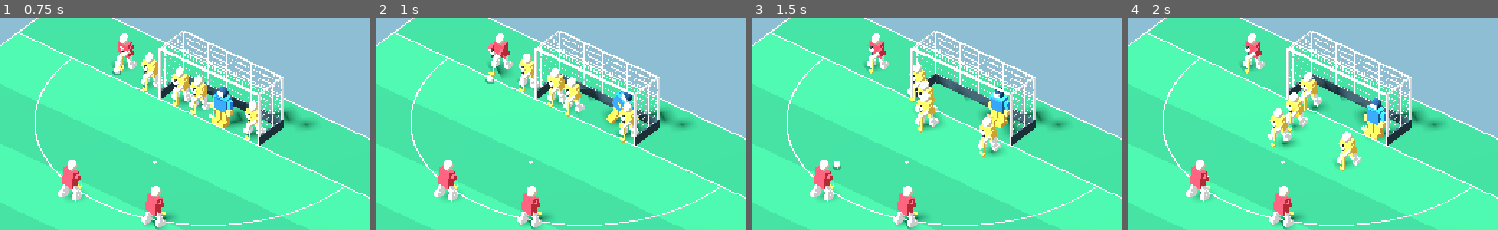
Above: before the commit, frames 1-4 (left to right).
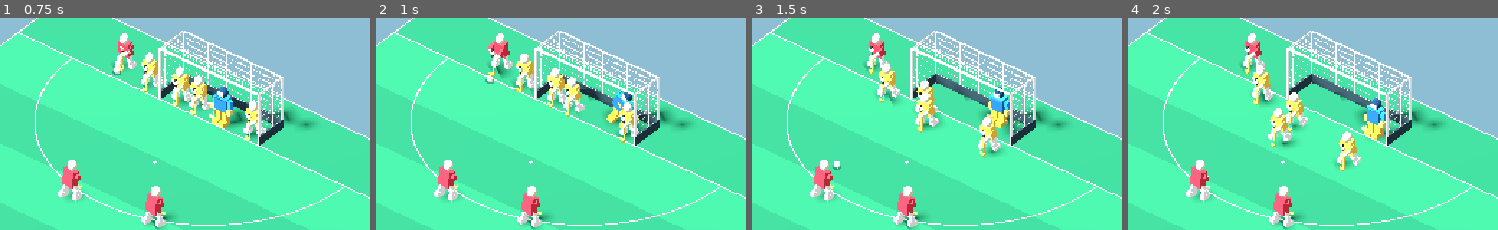
Above: after the commit, the same moments.

Repository: affarf/penalty-corner-challenge-3d
Game: Godot game, scene res://scenes/main_3d.tscn
Two runs of this game, one before a commit and one after it. Both use one fixed random seed, a clock stepped at 60 frames per second and the inputs below.
Inputs:
- Up to frame 1 (0.75 s): tap Enter at 0.5 s; hold D (move_right) from 0.53 s (still down); tap 1 at 0.6 s
- Up to frame 2 (1 s): keep holding D (move_right); tap Space at 0.77 s
- Up to frame 3 (1.5 s): release D (move_right) at 1.28 s; hold S (move_down) from 1.28 s (still down); tap 2 at 1.35 s
- Up to frame 4 (2 s): keep holding S (move_down); tap Space at 1.52 s
The pictures show only the part of the screen within x 39-89%, y 9-59%; the shares and areas given below are measured in that part.

Frame 1 is identical in both runs. In frame 2, 0.6% of the frame differs, in the area x 37-45%, y 16-35%; in frame 3, 1.2%; in frame 4, 1.7%, in the area x 33-58%, y 22-45%.

Commit message:
Add tackle to the gameplay

Diff:
--- a/scripts/ai/defender_rush_3d.gd
+++ b/scripts/ai/defender_rush_3d.gd
@@ -1,4 +1,3 @@
-
 extends Node
 
 signal ball_intercepted
@@ -8,24 +7,33 @@
 @export var second_runner_speed: float = 3.8
 @export var coverage_speed: float = 2.8
 
-@export_group("Interception")
-@export var intercept_radius: float = 0.75
-@export var intercept_height: float = 0.60
+@export_group("Spacing")
+@export var minimum_spacing: float = 1.0
+@export var separation_strength: float = 6.0
+
+@export_group("Tackling")
+@export var tackle_trigger_radius: float = 3.2
+@export var tackle_contact_radius: float = 0.9
+@export var intercept_height: float = 0.55
+@export var tackle_cooldown: float = 0.75
+@export var tackle_animation_time: float = 0.40
 
 var defenders: Array[Node3D] = []
 var starting_positions: Array[Vector3] = []
 var targets: Array[Vector3] = []
-
 var stopper: Node3D
 var shooter: Node3D
 var ball: Node3D
-
+var goalkeeper: Node3D
 var goal_z: float = -18.5
-
 var active: bool = false
 var interception_enabled: bool = false
-var last_ball_position: Vector3 = Vector3.ZERO
-
+
+var tackle_timers: Array[float] = []
+var tackling: Array[bool] = []
+var tackle_enabled_for: Array[bool] = []
+var tackle_action_timers: Array[float] = []
+var tackle_ball_starts: Array[Vector3] = []
 
 func setup(
 	players: Array[Node3D],
@@ -40,13 +48,31 @@
 
 	starting_positions.clear()
 	targets.clear()
-
-	for defender in defenders:
+	tackle_timers.clear()
+	tackling.clear()
+	tackle_enabled_for.clear()
+	tackle_action_timers.clear()
+	tackle_ball_starts.clear()
+
+	for i in range(defenders.size()):
+		var defender := defenders[i]
 		starting_positions.append(defender.position)
 		targets.append(defender.position)
-
-	last_ball_position = ball.position
-
+		tackle_timers.append(0.0)
+		tackling.append(false)
+		tackle_enabled_for.append(false)
+		tackle_action_timers.append(0.0)
+		tackle_ball_starts.append(Vector3.ZERO)
+
+		# Connect one contact callback per defender.
+		var callback := _on_tackle_contact.bind(i)
+		if not defender.hockey_contact.is_connected(callback):
+			defender.hockey_contact.connect(callback)
+
+	reset_runners()
+
+func set_goalkeeper(keeper_node: Node3D) -> void:
+	goalkeeper = keeper_node
 
 func reset_runners() -> void:
 	active = false
@@ -55,33 +81,36 @@
 	for i in range(defenders.size()):
 		defenders[i].position = starting_positions[i]
 		defenders[i].set_running(false, 1.0)
-
-	if ball != null:
-		last_ball_position = ball.position
-
+		defenders[i].cancel_hockey_action()
+		targets[i] = starting_positions[i]
+		tackle_timers[i] = 0.0
+		tackling[i] = false
+		tackle_enabled_for[i] = false
+		tackle_action_timers[i] = 0.0
+		tackle_ball_starts[i] = Vector3.ZERO
 
 func release() -> void:
 	if defenders.size() != 4:
 		return
 
 	active = true
-	interception_enabled = true
-
-	# The first runner goes toward the stopper.
+	interception_enabled = false
+
+	# First runner: pressure stopper.
 	targets[0] = Vector3(
 		stopper.position.x,
 		0.0,
 		maxf(stopper.position.z - 1.2, goal_z + 0.8)
 	)
 
-	# Second runner pressures the shooter.
+	# Second runner: pressure shooter.
 	targets[1] = Vector3(
 		shooter.position.x,
 		0.0,
 		maxf(shooter.position.z - 1.3, goal_z + 0.8)
 	)
 
-	# Third defender protects the passing lane.
+	# Third runner: cover the slip-pass lane.
 	targets[2] = Vector3(
 		(stopper.position.x + shooter.position.x) * 0.5,
 		0.0,
@@ -91,118 +120,242 @@
 		)
 	)
 
-	# Fourth defender stays near the right post.
+	# Fourth defender: stay near goal.
+	# Use their actual starting side, not a forced X.
 	targets[3] = Vector3(
-		2.4,
+		starting_positions[3].x,
 		0.0,
 		goal_z + 0.8
 	)
 
-	last_ball_position = ball.position
-
+func enable_interceptions() -> void:
+	interception_enabled = true
+	active = true
 
 func stop_runners() -> void:
 	active = false
 	interception_enabled = false
 
-	for defender in defenders:
-		defender.set_running(false, 0.0)
-
+	for i in range(defenders.size()):
+		defenders[i].set_running(false, 1.0)
+		defenders[i].cancel_hockey_action()
+		tackling[i] = false
+		tackle_enabled_for[i] = false
+		tackle_action_timers[i] = 0.0
 
 func _physics_process(delta: float) -> void:
 	if not active:
 		return
 
-	var all_arrived: bool = true
-
 	for i in range(defenders.size()):
-		var defender: Node3D = defenders[i]
-		var target: Vector3 = targets[i]
-
-		var speed: float = coverage_speed
-
-		if i == 0:
-			speed = first_runner_speed
-		elif i == 1:
-			speed = second_runner_speed
-
-		var previous_position: Vector3 = defender.position
-
-		defender.position = defender.position.move_toward(
-			target,
-			speed * delta
+		update_defender(i, delta)
+
+func update_defender(i: int, delta: float) -> void:
+	var defender: Node3D = defenders[i]
+
+	tackle_timers[i] = maxf(
+		0.0,
+		tackle_timers[i] - delta
+	)
+
+	# Prevent interrupted animations from locking players.
+	if tackling[i]:
+		tackle_action_timers[i] -= delta
+		defender.set_running(false, delta)
+
+		if tackle_action_timers[i] <= 0.0:
+			tackling[i] = false
+			tackle_enabled_for[i] = false
+			defender.cancel_hockey_action()
+
+		return
+
+	var speed: float = coverage_speed
+
+	if i == 0:
+		speed = first_runner_speed
+	elif i == 1:
+		speed = second_runner_speed
+
+	var previous_position: Vector3 = defender.position
+
+	var desired_direction: Vector3 = (
+		targets[i] - defender.position
+	)
+	desired_direction.y = 0.0
+
+	if desired_direction.length() > 0.05:
+		desired_direction = desired_direction.normalized()
+	else:
+		desired_direction = Vector3.ZERO
+
+	var separation: Vector3 = calculate_separation(
+		defender,
+		i
+	)
+
+	var movement: Vector3 = (
+		desired_direction * speed
+		+ separation * separation_strength
+	)
+
+	movement = movement.limit_length(speed)
+
+	defender.position += movement * delta
+	defender.position.y = starting_positions[i].y
+
+	var moved: float = (
+		defender.position.distance_to(previous_position)
+	)
+
+	defender.set_running(moved > 0.001, delta)
+
+	if interception_enabled:
+		try_tackle(i)
+
+func calculate_separation(
+	defender: Node3D,
+	self_index: int
+) -> Vector3:
+	var push := Vector3.ZERO
+	var other_players: Array[Node3D] = []
+
+	for j in range(defenders.size()):
+		if j != self_index:
+			other_players.append(defenders[j])
+
+	# Avoid standing inside attackers or goalkeeper.
+	other_players.append(stopper)
+	other_players.append(shooter)
+
+	if goalkeeper != null:
+		other_players.append(goalkeeper)
+
+	for other in other_players:
+		var offset: Vector3 = (
+			defender.position - other.position
 		)
-
-		var is_running: bool = (
-			defender.position.distance_to(previous_position) > 0.001
-		)
-
-		defender.set_running(is_running, delta)
-
-		if defender.position.distance_to(target) > 0.05:
-			all_arrived = false
-
-	if interception_enabled:
-		check_interception()
-
-	if all_arrived:
-		for defender in defenders:
-			defender.set_running(false, delta)
-
-
-func check_interception() -> void:
-	if ball == null:
-		return
-
+		offset.y = 0.0
+		var distance: float = offset.length()
+
+		if distance < minimum_spacing:
+			if distance > 0.001:
+				push += (
+					offset.normalized()
+					* (minimum_spacing - distance)
+				)
+			else:
+				# Deterministic direction for exact overlaps.
+				var side: float = (
+					-1.0 if self_index % 2 == 0 else 1.0
+				)
+				push += Vector3(side, 0.0, 0.3)
+
+	return push
+
+func try_tackle(i: int) -> void:
 	if not ball.moving:
-		last_ball_position = ball.position
-		return
-
-	# Only intercept balls near turf level.
+		return
+
+	if tackle_timers[i] > 0.0 or tackling[i]:
+		return
+
 	var ball_bottom: float = (
 		ball.get_ball_height() - ball.ball_radius
 	)
 
 	if ball_bottom > intercept_height:
-		last_ball_position = ball.position
-		return
-
-	var previous_2d := Vector2(
-		last_ball_position.x,
-		last_ball_position.z
-	)
-	var current_2d := Vector2(
+		return
+
+	var defender: Node3D = defenders[i]
+
+	var distance: float = Vector2(
+		defender.position.x,
+		defender.position.z
+	).distance_to(
+		Vector2(ball.position.x, ball.position.z)
+	)
+
+	if distance > tackle_trigger_radius:
+		return
+
+	tackling[i] = true
+	tackle_enabled_for[i] = true
+
+	tackle_timers[i] = tackle_cooldown
+	tackle_action_timers[i] = tackle_animation_time
+
+	# Remember where the ball was when tackling began.
+	tackle_ball_starts[i] = ball.position
+
+	defender.set_running(false, 1.0)
+
+	print("Defender ", i + 1, " attempts tackle")
+
+	defender.play_hockey_action("tackle")
+
+func _on_tackle_contact(
+	action: String,
+	i: int
+) -> void:
+	if action != "tackle":
+		return
+
+	if not active or not interception_enabled:
+		return
+
+	if not tackle_enabled_for[i]:
+		return
+
+	tackle_enabled_for[i] = false
+	tackling[i] = false
+	tackle_action_timers[i] = 0.0
+
+	if not ball.moving:
+		return
+
+	var ball_bottom: float = (
+		ball.get_ball_height() - ball.ball_radius
+	)
+
+	if ball_bottom > intercept_height:
+		return
+
+	var defender: Node3D = defenders[i]
+
+	var defender_point := Vector2(
+		defender.position.x,
+		defender.position.z
+	)
+
+	var ball_start := Vector2(
+		tackle_ball_starts[i].x,
+		tackle_ball_starts[i].z
+	)
+
+	var ball_end := Vector2(
 		ball.position.x,
 		ball.position.z
 	)
 
-	for defender in defenders:
-		var defender_2d := Vector2(
-			defender.position.x,
-			defender.position.z
+	# Check the path travelled during the animation.
+	var closest_point: Vector2 = (
+		Geometry2D.get_closest_point_to_segment(
+			defender_point,
+			ball_start,
+			ball_end
 		)
-
-		# Check the full ball segment to reduce missed
-		# interceptions when the ball moves quickly.
-		var closest: Vector2 = (
-			Geometry2D.get_closest_point_to_segment(
-				defender_2d,
-				previous_2d,
-				current_2d
-			)
-		)
-
-		if defender_2d.distance_to(closest) <= (
-			intercept_radius + ball.ball_radius
-		):
-			active = false
-			interception_enabled = false
-			ball_intercepted.emit()
-			return
-
-	last_ball_position = ball.position
-
-func enable_interceptions() -> void:
-	interception_enabled = true
-	active = true
-	last_ball_position = ball.position
+	)
+
+	var distance: float = (
+		defender_point.distance_to(closest_point)
+	)
+
+	if distance <= tackle_contact_radius:
+		print("Defender ", i + 1, " BLOCKED!")
+
+		active = false
+		interception_enabled = false
+		ball_intercepted.emit()
+	else:
+		print("Defender ", i + 1, " missed tackle")
--- a/scripts/game/practice_manager.gd
+++ b/scripts/game/practice_manager.gd
@@ -90,6 +90,9 @@
 		attacker2,
 		ball
 	)
+
+	defender_rush.set_goalkeeper(goalkeeper)
+	defender_rush.goal_z = goal.global_position.z
 
 	# 4. Connect signals
 	sequence.status_changed.connect(set_status)
--- a/scripts/players/player_3d.gd
+++ b/scripts/players/player_3d.gd
@@ -402,3 +402,7 @@
 			target_bounce,
 			blend
 	)
+
+func cancel_hockey_action() -> void:
+	if player_animator != null:
+		player_animator.cancel_action()
--- a/scripts/players/player_animation_3d.gd
+++ b/scripts/players/player_animation_3d.gd
@@ -36,6 +36,8 @@
 
 		"shoot":
 			animate_shot()
+		"tackle":
+			animate_tackle()
 
 
 func animate_injection() -> void:
@@ -209,3 +211,50 @@
 		0.0,
 		0.24
 	)
+
+
+func animate_tackle() -> void:
+	# Extend the stick toward the ball.
+	current_tween.tween_property(
+		action_rig,
+		"position",
+		Vector3(0.0, -0.13, 0.32),
+		0.13
+	)
+
+	current_tween.parallel().tween_property(
+		action_rig,
+		"rotation:y",
+		-0.20,
+		0.13
+	)
+
+	# Stick-contact moment.
+	current_tween.tween_callback(
+		func() -> void:
+			contact.emit("tackle")
+	)
+
+	# Pull the stick back.
+	current_tween.tween_property(
+		action_rig,
+		"position",
+		Vector3.ZERO,
+		0.22
+	)
+
+	current_tween.parallel().tween_property(
+		action_rig,
+		"rotation:y",
+		0.0,
+		0.22
+	)
+
+func cancel_action() -> void:
+	if current_tween != null:
+		current_tween.kill()
+		current_tween = null
+
+	if action_rig != null:
+		action_rig.position = Vector3.ZERO
+		action_rig.rotation = Vector3.ZERO
